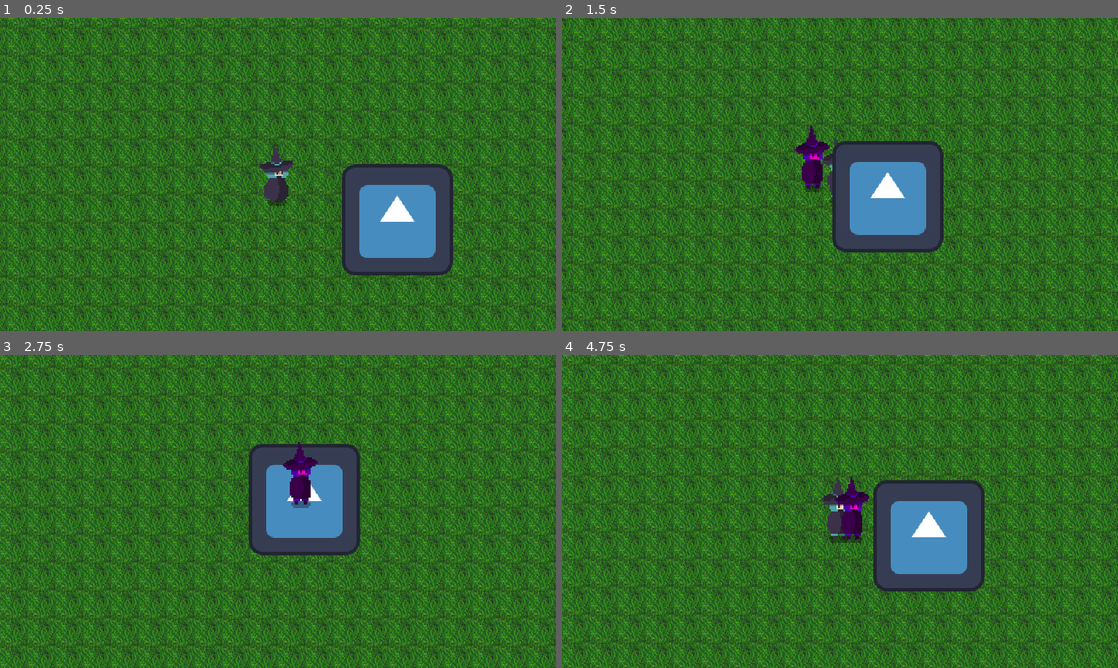
Above: before the commit, frames 1-4 (two rows, left to right).
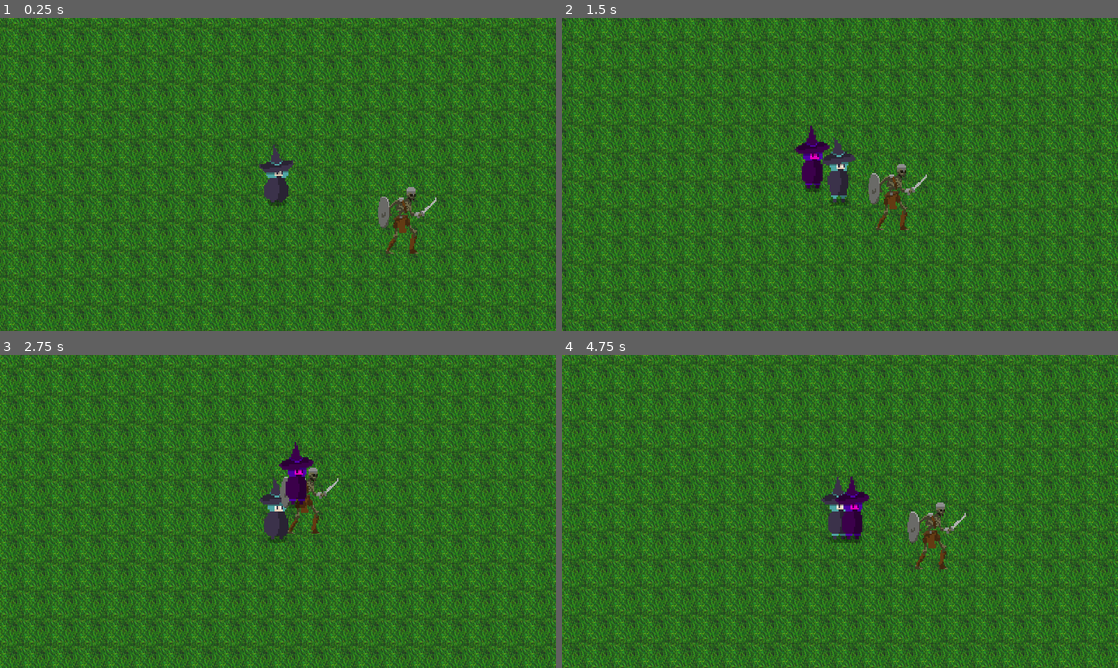
Above: after the commit, the same moments.

Repository: henriquegeribello/CC5408-1-Taller-de-Dise-o-y-Desarrollo-de-Videojuegos
Game: Godot game, scene res://World/world.tscn
Same seed, same stepped clock (60 frames per second), same inputs: the game is played once before the commit and once after it. The engine's default icon, where the game draws it, is replaced by a stand-in: a white triangle on a blue panel in a dark square.
Inputs:
- Up to frame 1 (0.25 s): no input
- Up to frame 2 (1.5 s): tap Enter (ui_accept) at 0.5, 0.77 s; hold D (right) 0.53-1.28 s; hold S (down) from 1.28 s (still down)
- Up to frame 3 (2.75 s): tap Enter (ui_accept) at 1.52 s; release S (down) at 2.03 s; hold D (right) from 2.03 s (still down)
- Up to frame 4 (4.75 s): release D (right) at 2.78 s; hold W (up) 2.78-3.53 s; tap Enter (ui_accept) at 3.02, 3.77, 4.52 s; hold A (left) from 3.53 s (still down)

The runs differ from the first frame. In frame 1, 7.0% of the frame differs, in the area x 61-82%, y 46-83%; in frame 2, 6.9%; in frame 3, 48%; in frame 4, 48%, in the area x 0-100%, y 0-100%.

Commit message:
se cambia el sprite de godot por una de un enemigos

Diff:
--- a/Enemy/enemy.tscn
+++ b/Enemy/enemy.tscn
@@ -1,16 +1,21 @@
 [gd_scene load_steps=4 format=3 uid="uid://dbsivqsvjeown"]
 
 [ext_resource type="Script" path="res://Enemy/enemy.gd" id="1_4q2lb"]
-[ext_resource type="Texture2D" uid="uid://cprm7pfy1asc1" path="res://icon.svg" id="1_w66sd"]
+[ext_resource type="Texture2D" uid="uid://dm1qong2m66lv" path="res://assets/enemies/Monsters_Creatures_Fantasy/Skeleton/Idle.png" id="2_5cim7"]
 
-[sub_resource type="RectangleShape2D" id="RectangleShape2D_4ajei"]
+[sub_resource type="CapsuleShape2D" id="CapsuleShape2D_ynnxi"]
+radius = 9.0
+height = 50.0
 
 [node name="Enemy" type="CharacterBody2D"]
+scale = Vector2(1.5, 1.5)
 motion_mode = 1
 script = ExtResource("1_4q2lb")
 
 [node name="Sprite2D" type="Sprite2D" parent="."]
-texture = ExtResource("1_w66sd")
+texture = ExtResource("2_5cim7")
+hframes = 4
 
 [node name="CollisionShape2D" type="CollisionShape2D" parent="."]
-shape = SubResource("RectangleShape2D_4ajei")
+position = Vector2(6, 0)
+shape = SubResource("CapsuleShape2D_ynnxi")
Not shown, added: export_presets.cfg
Not shown, added: CC5408-1 Time Survivors.console.exe
Not shown, added: CC5408-1 Time Survivors.pck
